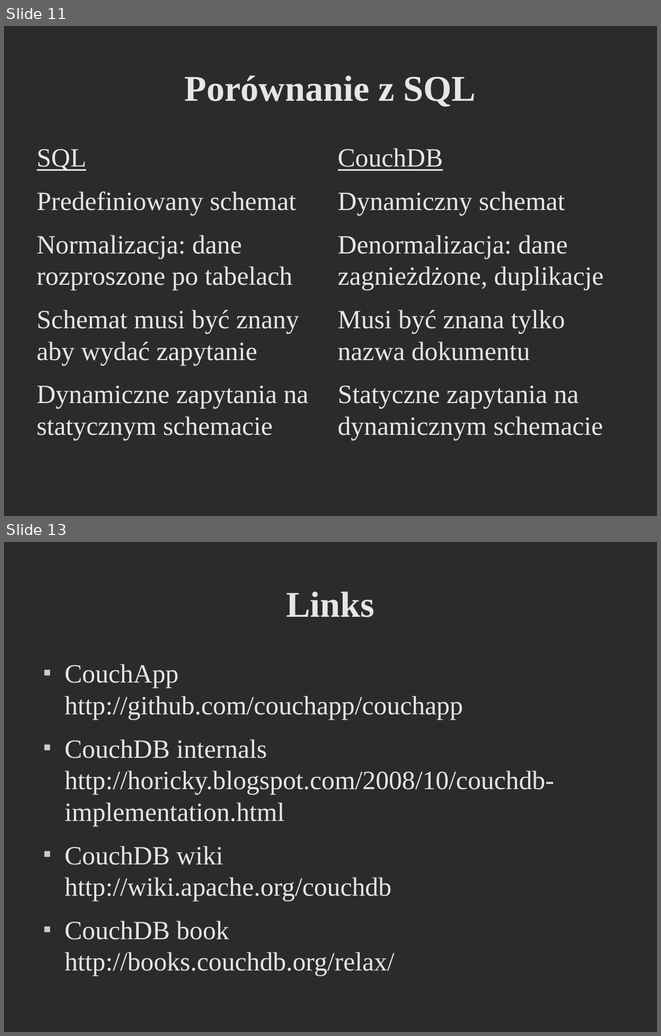
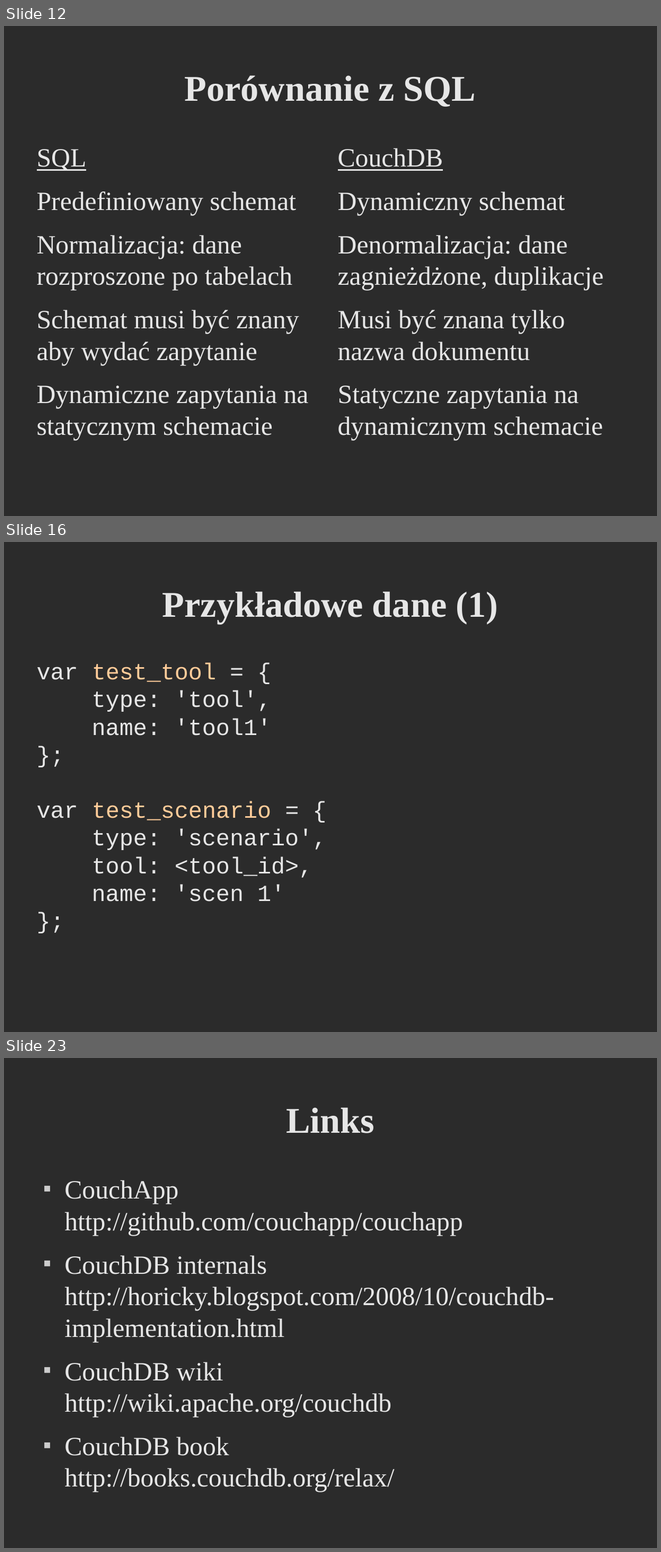
Before and after one commit to godfryd/checking-couchdb, a slide deck: checking-couchdb.odp. Shown one above the other, each under a label of ours: slides 11 and 13 before the commit, slides 12, 16 and 23 after it; the slides between them are not shown. The pictures are 661x1036 and 661x1552 pixels, drawn with LibreOffice and Linux fonts; fonts in the diff are those of the drawing; background and template pictures are left out; a plain dark background stands for a picture behind light text. Boxes give left, top, right and bottom in pixels: in the first picture for what was removed or moved away, otherwise in the second. Text is boxed around its words. In the diff, an @@ line names an element or a change of style, - is before the commit and + after.

```diff
--- a/checking-couchdb.odp
+++ b/checking-couchdb.odp
@@ slide 16 added at box(4, 542, 657, 1032), background picture (left out) @@
@@ title added at box(162, 591, 498, 624), 44 pt, text #E6E6E6, bold @@
+Przykładowe dane (1)
@@ text added at box(37, 663, 326, 901), 28 pt, text #E6E6E6 @@
+var test_tool = {
+type: 'tool',
+name: 'tool1'
+};
+var test_scenario = {
+type: 'scenario',
+tool: <tool_id>,
+name: 'scen 1'
+};
@@ what was slide 11 is now slide 12 @@
@@ what was slide 13 is now slide 23 @@
```
Also in this commit, not shown: 3 slides changed, 9 other slides added, 4 other files.
